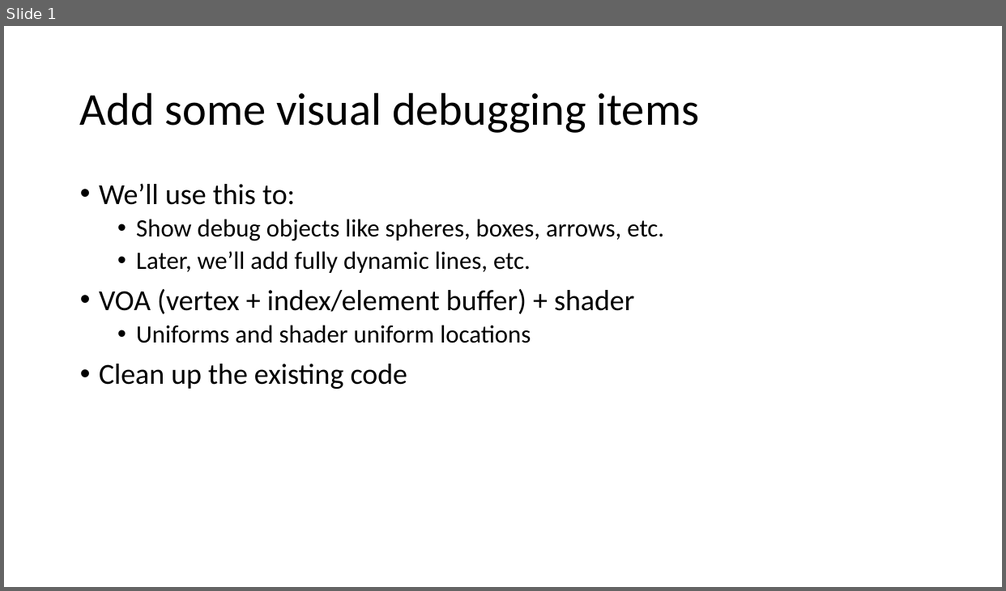
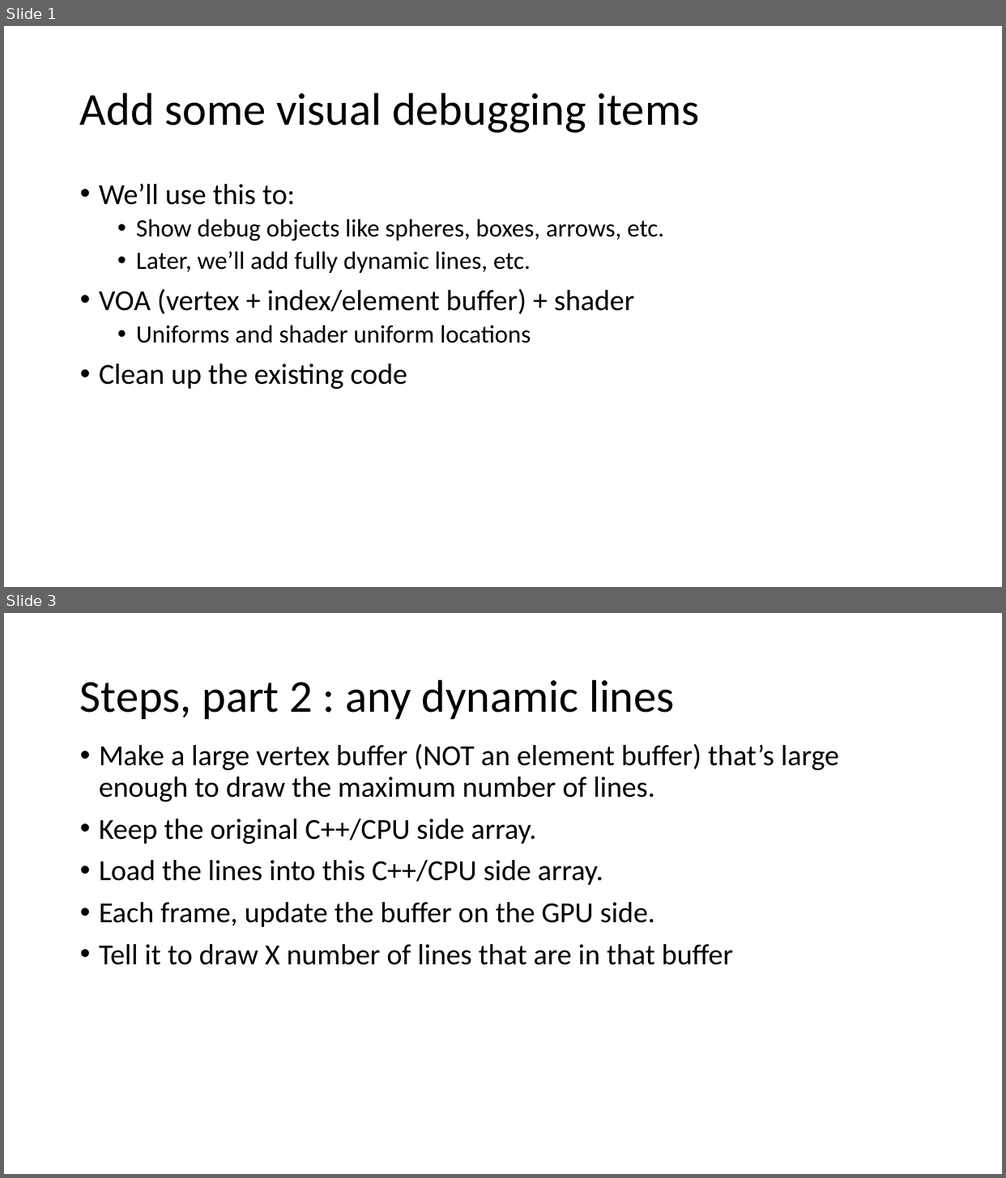
Before and after one commit to yellowflash07/GDP202324, a slide deck: 6028_Graph_1/D2D/W04-a (Debug visualization items)/Making a debug item thing.pptx. Shown one above the other, each under a label of ours: slide 1 before the commit, slides 1 and 3 after it; the slides between them are not shown. The pictures are 1006x591 and 1006x1178 pixels, drawn with LibreOffice and Linux fonts; fonts in the diff are those of the drawing. Boxes give left, top, right and bottom in pixels: in the first picture for what was removed or moved away, otherwise in the second. Text is boxed around its words. In the diff, an @@ line names an element or a change of style, - is before the commit and + after.

```diff
--- a/6028_Graph_1/D2D/W04-a (Debug visualization items)/Making a debug item thing.pptx
+++ b/6028_Graph_1/D2D/W04-a (Debug visualization items)/Making a debug item thing.pptx
@@ slide 3 added at (4,613,1002,1174), background #FFFFFF @@
@@ title added at (80,679,675,719), 44 pt, text #000000 @@
+Steps, part 2 : any dynamic lines
@@ text added at (99,744,839,965), 28 pt, text #000000 @@
+• Make a large vertex buffer (NOT an element buffer) that’s large enough to draw the maximum number of lines.
+• Keep the original C++/CPU side array.
+• Load the lines into this C++/CPU side array.
+• Each frame, update the buffer on the GPU side.
+• Tell it to draw X number of lines that are in that buffer
```
Also in this commit, not shown: 1 other slide added, 29 other files.
